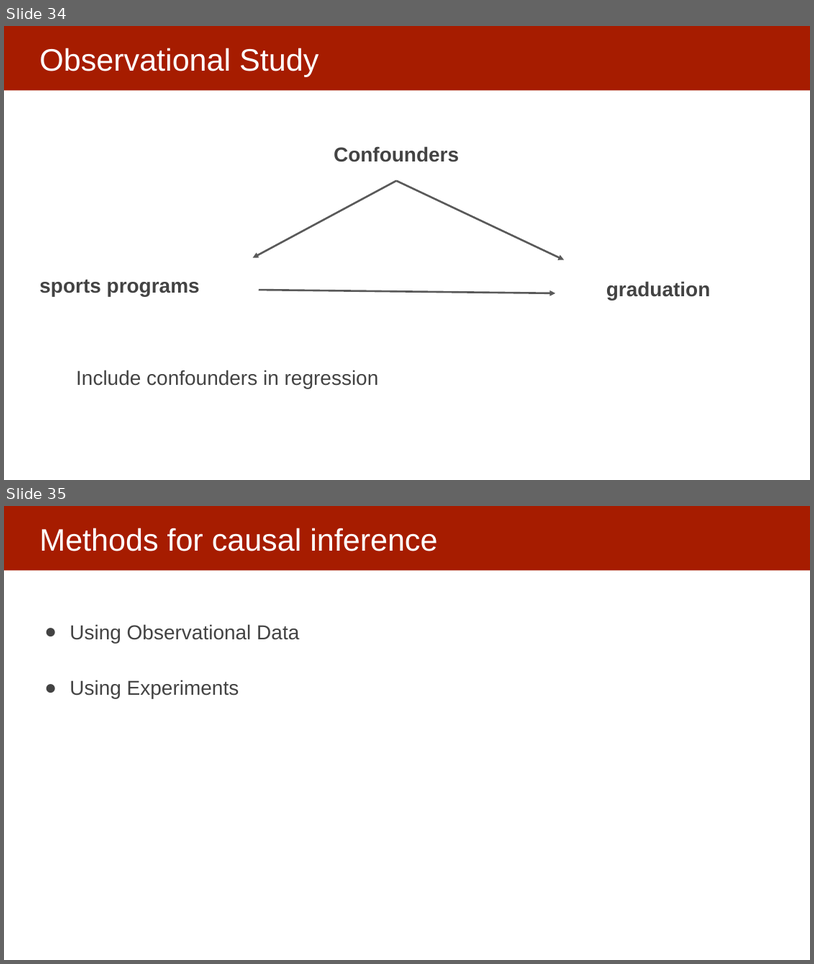
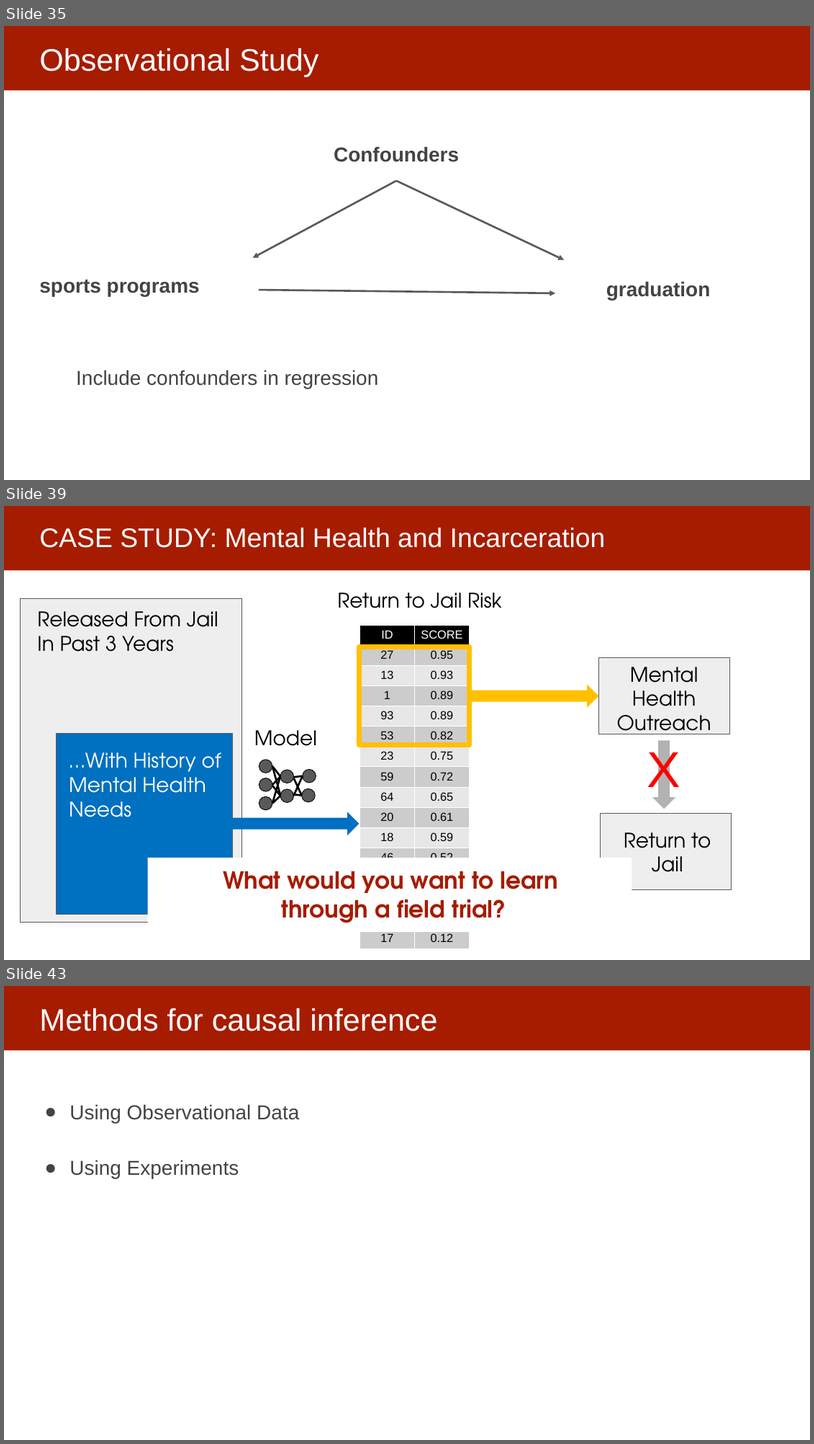
Before and after one commit to dssg/mlforpublicpolicylab, a slide deck: Lectures/21-causal-inference.pptx. Shown one above the other, each under a label of ours: slides 34 and 35 before the commit, slides 35, 39 and 43 after it; the slides between them are not shown. The pictures are 814x964 and 814x1444 pixels, drawn with LibreOffice and Linux fonts; fonts in the diff are those of the drawing. Boxes give left, top, right and bottom in pixels: in the first picture for what was removed or moved away, otherwise in the second. Text is boxed around its words. In the diff, an @@ line names an element or a change of style, - is before the commit and + after.

```diff
--- a/Lectures/21-causal-inference.pptx
+++ b/Lectures/21-causal-inference.pptx
@@ slide 39 added at bbox=[4, 506, 810, 960], background #FFFFFF; not listed: 1 template element that a slide beside it also shows @@
@@ title added at bbox=[39, 528, 606, 548], 32 pt, text #FFFFFF @@
+CASE STUDY: Mental Health and Incarceration
@@ rectangle added at bbox=[20, 599, 242, 922], fill #EEEEEE, outline #595959 0.75 pt @@
@@ text added at bbox=[37, 611, 219, 651], 24 pt, text #000000 @@
+Released From Jail
+In Past 3 Years
@@ text added at bbox=[337, 592, 502, 608], 24 pt, text #000000 @@
+Return to Jail Risk
@@ table added at bbox=[360, 626, 469, 947], 16 rows, 2 columns @@
+ID | SCORE
+27 | 0.95
+13 | 0.93
+1 | 0.89
+93 | 0.89
+53 | 0.82
+23 | 0.75
+59 | 0.72
+64 | 0.65
+20 | 0.61
+18 | 0.59
+46 | 0.52
+82 | 0.48
+49 | 0.37
+56 | 0.22
+17 | 0.12
@@ rectangle added at bbox=[359, 647, 469, 745], outline #FFC000 6 pt @@
@@ rectangle added at bbox=[599, 658, 730, 734], fill #EEEEEE, outline #595959 0.75 pt @@
@@ text added at bbox=[617, 667, 712, 734], 24 pt, text #000000 @@
+Mental
+Health
+Outreach
@@ right arrow added at bbox=[471, 685, 599, 708], fill #FFC000 @@
@@ rectangle added at bbox=[56, 733, 232, 914], fill #0070C0, outline #595959 0.75 pt @@
@@ text added at bbox=[255, 730, 317, 746], 24 pt, text #000000 @@
+Model
@@ right arrow added at bbox=[653, 741, 676, 809], fill #B2B2B2 @@
@@ text added at bbox=[69, 752, 221, 817], 24 pt, text #FFFFFF @@
+…With History of
+Mental Health
+Needs
@@ text added at bbox=[647, 746, 681, 796], 60 pt, text #FF0000 @@
+X
@@ group added at bbox=[260, 759, 316, 810]: 10 lines, 7 ellipses @@
@@ right arrow added at bbox=[233, 811, 360, 834], fill #0070C0 @@
@@ rectangle added at bbox=[601, 813, 733, 890], fill #EEEEEE, outline #595959 0.75 pt @@
@@ text added at bbox=[624, 832, 711, 872], 24 pt, text #000000 @@
+Return to
+Jail
@@ rectangle added at bbox=[148, 857, 633, 932], fill #FFFFFF @@
@@ text added at bbox=[223, 871, 558, 923], 28 pt, text #A61B00, bold @@
+What would you want to learn
+through a field trial?
@@ what was slide 34 is now slide 35 @@
@@ what was slide 35 is now slide 43 @@
```
Also in this commit, not shown: 7 other slides added.
